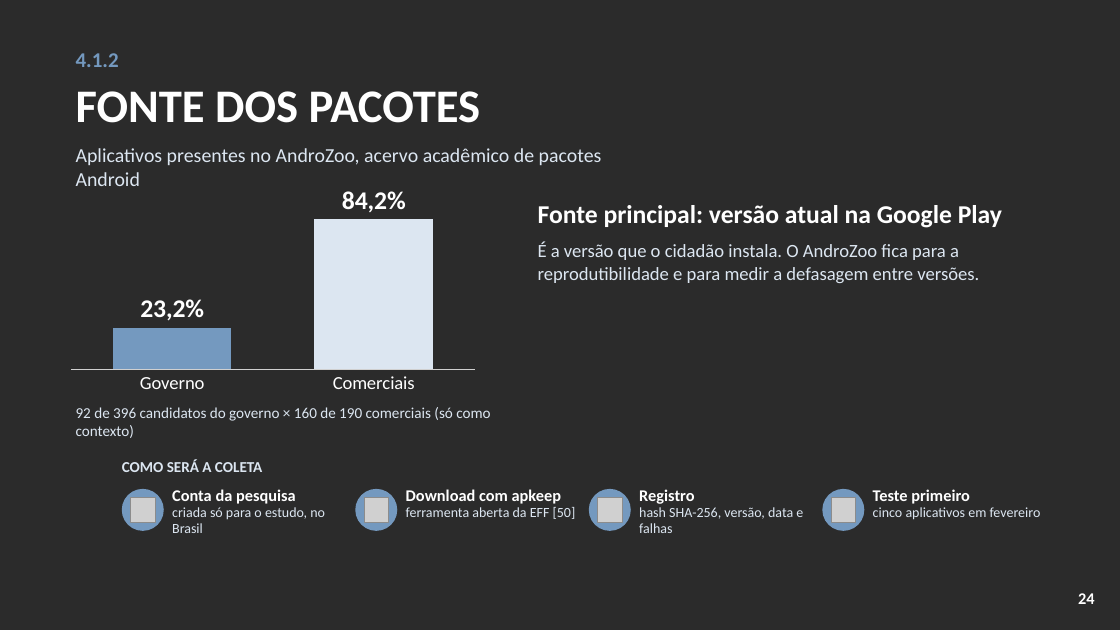
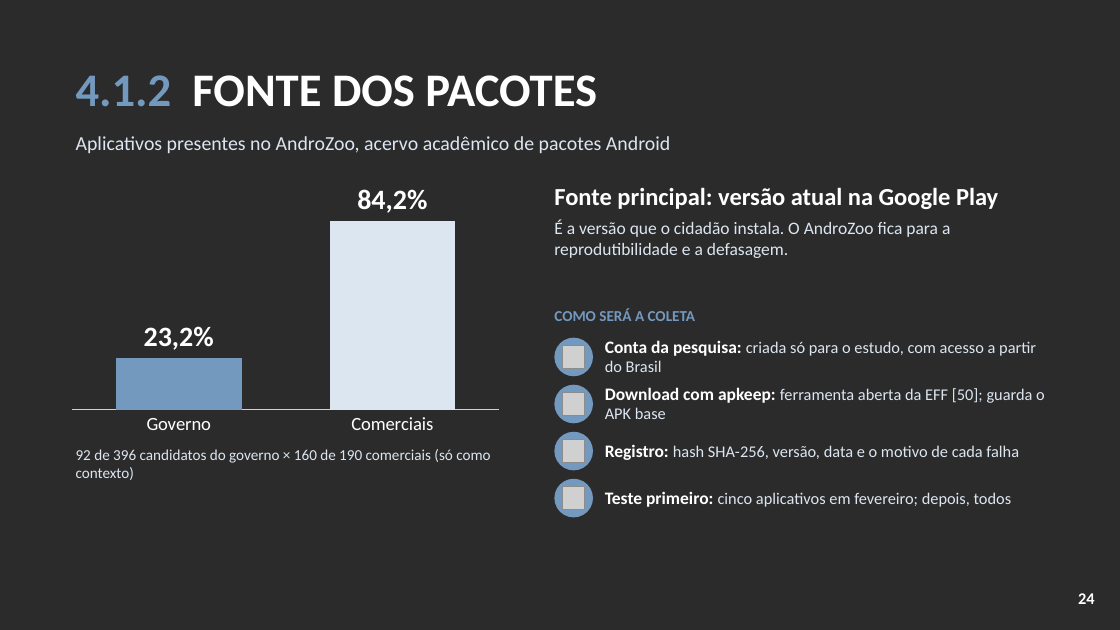
Before and after one commit to ClaudioAMF1/TCC, a slide deck: slide 24 of tcc/apresentacao/apresentacao-defesa-final.pptx. Drawn at 1120x630 pixels with LibreOffice and Linux fonts; fonts in the diff are those of the drawing; grey boxes stand for pictures; background and template pictures are left out; a plain dark background stands for a picture behind light text. Boxes give left, top, right and bottom in pixels: in the first picture for what was removed or moved away, otherwise in the second. Text is boxed around its words. In the diff, an @@ line names an element or a change of style, - is before the commit and + after.

```diff
--- a/tcc/apresentacao/apresentacao-defesa-final.pptx
+++ b/tcc/apresentacao/apresentacao-defesa-final.pptx
@@ text removed at [76, 53, 119, 67] @@
-4.1.2
@@ text at [76, 75, 597, 107]: text changed @@
-FONTE DOS PACOTES
+4.1.2 FONTE DOS PACOTES
@@ text "Aplicativos presentes no AndroZoo, acervo ..." rewrapped from [76, 148, 602, 186] to [76, 136, 670, 153] @@
@@ column chart: place and size @@
-column chart at [63, 185, 483, 399]
+column chart at [63, 181, 508, 441]
@@ text at [554, 187, 998, 209]: size 22 to 21 pt in "Fonte principal: versão atual na Google Play"; less space between paragraphs @@
@@ text "Fonte principal: versão atual na ...": place and size @@
-text "Fonte principal: versão atual na ..." at [538, 205, 1002, 283]
+text "Fonte principal: versão atual na ..." at [554, 187, 998, 258]
@@ text at [554, 220, 950, 258]: text changed; size 16 to 15 pt @@
-É a versão que o cidadão instala. O AndroZoo fica para a reprodutibilidade e para medir a defasagem entre versões.
+É a versão que o cidadão instala. O AndroZoo fica para a reprodutibilidade e a defasagem.
@@ text "COMO SERÁ A COLETA": place and size @@
-text "COMO SERÁ A COLETA" at [122, 460, 262, 472]
+text "COMO SERÁ A COLETA" at [554, 308, 695, 321]
@@ text "COMO SERÁ A COLETA" at [554, 308, 695, 321]: text colour #DCE6F1 to #7499BF @@
@@ ellipse: place and size @@
-ellipse at [122, 489, 164, 531]
+ellipse at [555, 338, 593, 376]
@@ picture: place and size @@
-picture at [130, 497, 155, 522]
+picture at [563, 346, 586, 369]
@@ text at [605, 340, 1036, 372]: text changed; size 12 to 14 pt @@
-Conta da pesquisa
-criada só para o estudo, no Brasil
+Conta da pesquisa: criada só para o estudo, com acesso a partir do Brasil
@@ ellipse: place and size @@
-ellipse at [355, 489, 397, 531]
+ellipse at [555, 385, 593, 423]
@@ text at [605, 387, 1045, 419]: text changed; size 12 to 14 pt @@
-Download com apkeep
-ferramenta aberta da EFF [50]
+Download com apkeep: ferramenta aberta da EFF [50]; guarda o APK base
@@ picture: place and size @@
-picture at [364, 497, 388, 522]
+picture at [563, 393, 586, 416]
@@ text "92 de 396 candidatos do ...": place and size @@
-text "92 de 396 candidatos do ..." at [76, 407, 490, 438]
+text "92 de 396 candidatos do ..." at [76, 449, 490, 480]
@@ ellipse: place and size @@
-ellipse at [823, 489, 865, 531]
+ellipse at [555, 432, 593, 471]
@@ picture: place and size @@
-picture at [598, 497, 623, 522]
+picture at [563, 440, 586, 463]
@@ vertical alignment top to middle in 5 elements at [76, 75, 597, 107], [605, 491, 1012, 507], [605, 387, 1045, 419], [605, 340, 1036, 372], [605, 444, 1019, 460] @@
@@ text at [605, 444, 1019, 460]: text changed; size 12 to 14 pt @@
-Registro
-hash SHA-256, versão, data e falhas
+Registro: hash SHA-256, versão, data e o motivo de cada falha
@@ ellipse: place and size @@
-ellipse at [589, 489, 631, 531]
+ellipse at [555, 479, 593, 518]
@@ picture: place and size @@
-picture at [831, 497, 855, 522]
+picture at [563, 487, 586, 510]
@@ text at [605, 491, 1012, 507]: text changed; size 12 to 14 pt @@
-Teste primeiro
-cinco aplicativos em fevereiro
+Teste primeiro: cinco aplicativos em fevereiro; depois, todos
```
Also in this commit, not shown: 18 other slides changed, 2 other files.
